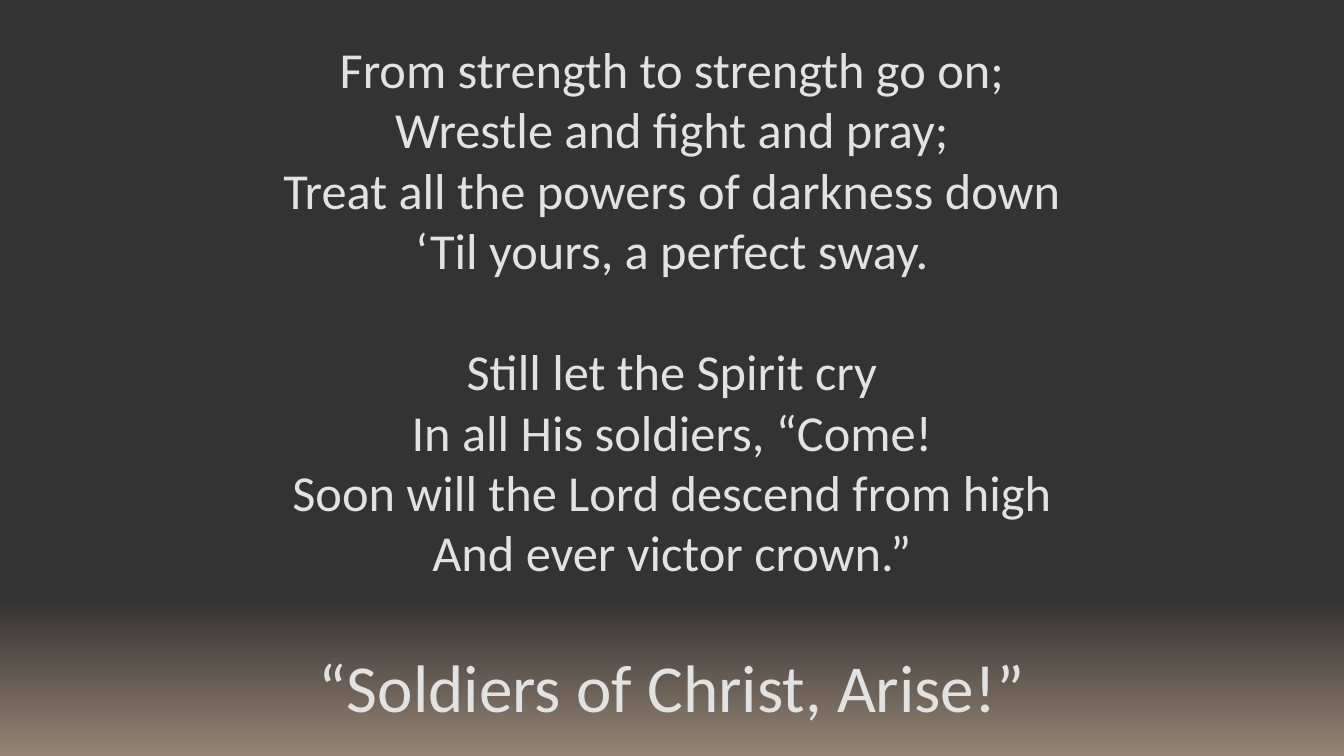
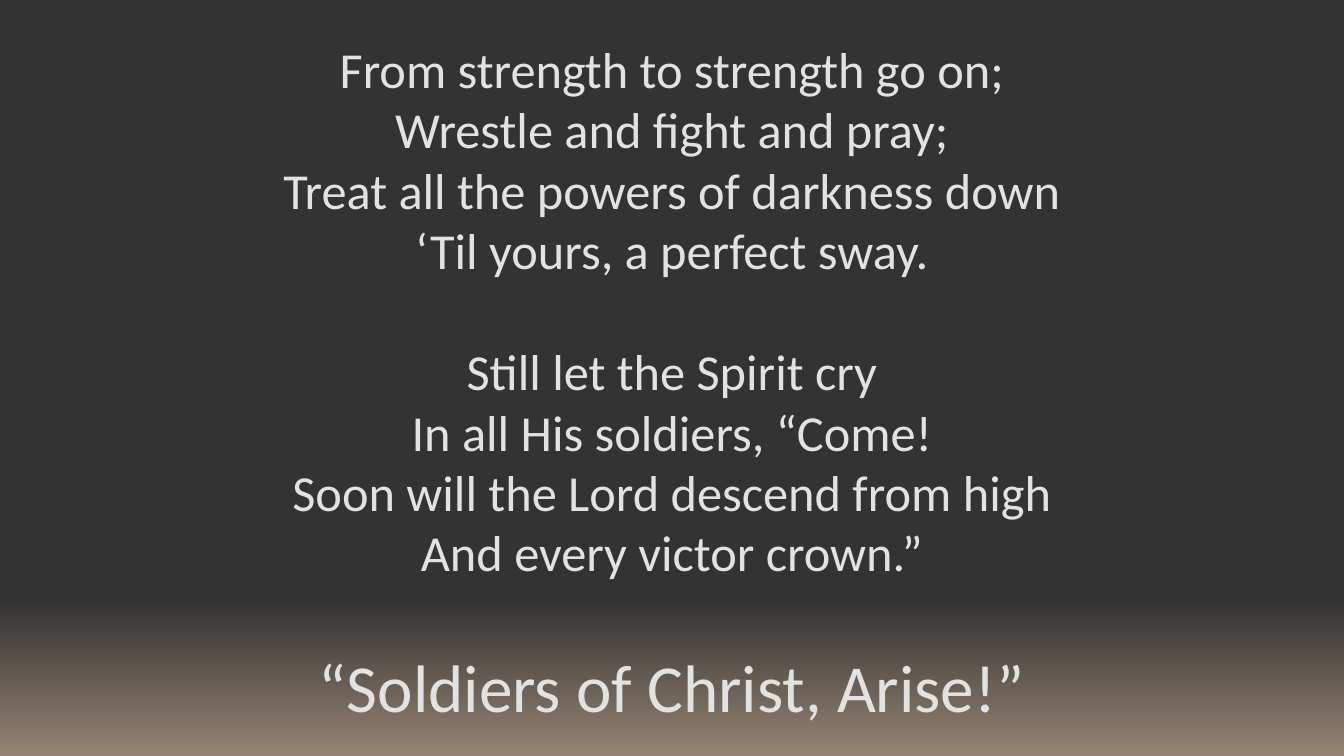
Before and after one commit to kevinmcmilian/ZarahemlaHymnPPTs, a slide deck: slide 3 of 316 - Soldiers of Christ, Arise.pptx. Drawn at 1344x756 pixels with LibreOffice and Linux fonts; fonts in the diff are those of the drawing. Boxes give left, top, right and bottom in pixels: in the first picture for what was removed or moved away, otherwise in the second. Text is boxed around its words. In the diff, an @@ line names an element or a change of style, - is before the commit and + after.

```diff
--- a/316 - Soldiers of Christ, Arise.pptx
+++ b/316 - Soldiers of Christ, Arise.pptx
@@ text at (421, 535, 923, 579): text changed @@
-And ever victor crown.”
+And every victor crown.”
```
Also in this commit, not shown: 8 other files.
